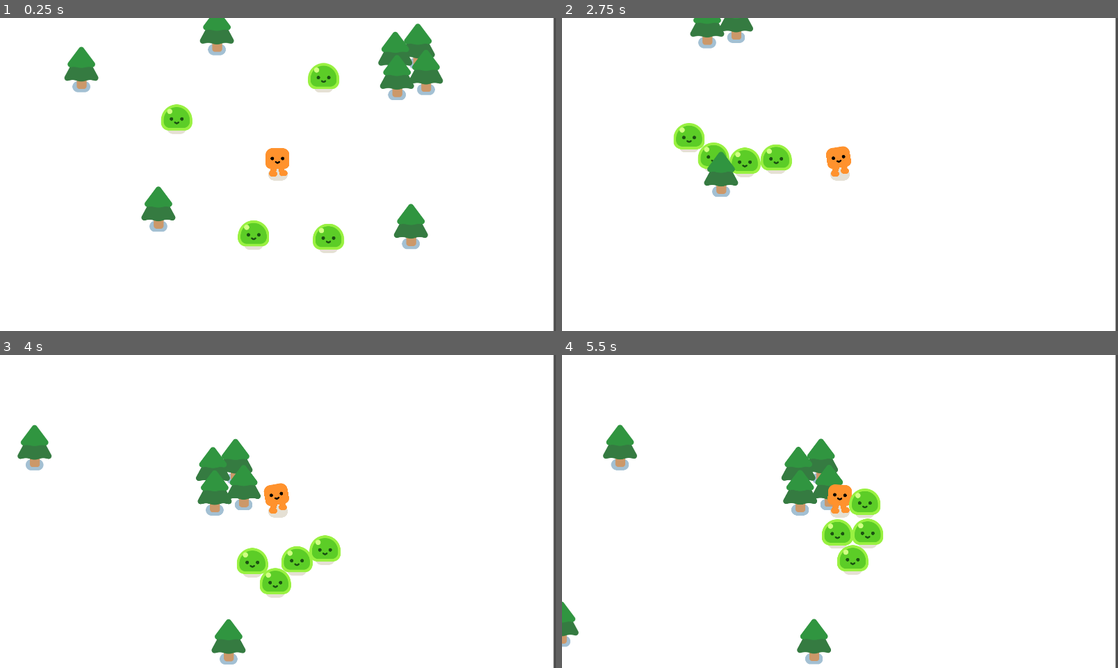
Above: before the commit, frames 1-4 (two rows, left to right).
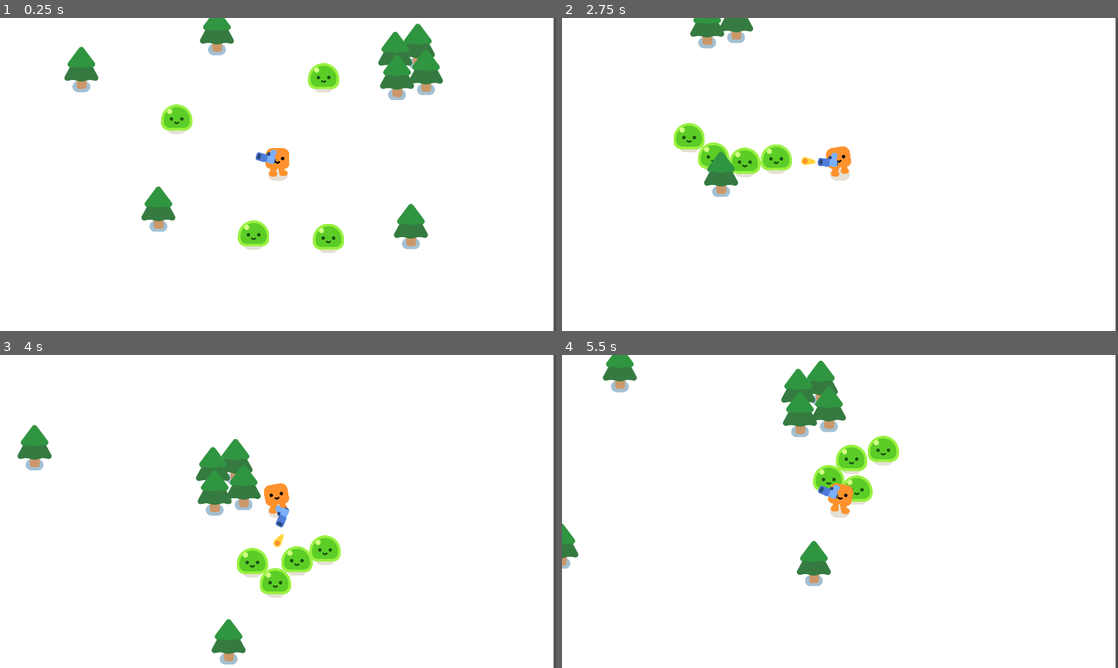
Above: after the commit, the same moments.

Repository: Matheus-Felipe-C/vampire-survival-tutorial
Game: Godot game, scene res://survivor_game.tscn
Two runs of this game, one before a commit and one after it. Both use one fixed random seed, a clock stepped at 60 frames per second and the inputs below.
Inputs:
- Up to frame 1 (0.25 s): no input
- Up to frame 2 (2.75 s): hold D (move_right) 0.53-1.28 s; hold S (move_down) 1.28-2.03 s; hold D (move_right) from 2.03 s (still down)
- Up to frame 3 (4 s): release D (move_right) at 2.78 s; hold W (move_up) 2.78-3.53 s; hold A (move_left) from 3.53 s (still down)
- Up to frame 4 (5.5 s): release A (move_left) at 5.03 s; hold S (move_down) from 5.03 s (still down)

The runs differ from the first frame. In frame 1, 0.1% of the frame differs, in the area x 46-50%, y 42-47%; in frame 2, 0.2%; in frame 3, 0.2%; in frame 4, 9.0%, in the area x 0-61%, y 0-99%.

Commit message:
Added functionality for the player to shoot bullets

Diff:
--- /dev/null
+++ b/Bullet.gd
@@ -0,0 +1,20 @@
+extends Area2D
+
+var travel_distance = 0
+
+func _physics_process(delta):
+    const SPEED = 1000
+    const RANGE = 1200
+
+    var direction = Vector2.RIGHT.rotated(rotation)
+    position += direction * SPEED * delta
+
+    travel_distance += SPEED * delta
+    if travel_distance > RANGE:
+        queue_free()
+
+func _on_body_entered(body:Node2D):
+    queue_free()
+
+    if body.has_method("take_damage"):
+        body.take_damage()
--- a/Player.tscn
+++ b/Player.tscn
@@ -1,7 +1,8 @@
-[gd_scene load_steps=4 format=3 uid="uid://bqtkvvkiv4msq"]
+[gd_scene load_steps=5 format=3 uid="uid://bqtkvvkiv4msq"]
 
 [ext_resource type="Script" path="res://Player.gd" id="1_3ptfu"]
 [ext_resource type="PackedScene" uid="uid://pbmyh1qru7p" path="res://characters/happy_boo/happy_boo.tscn" id="1_6qhwh"]
+[ext_resource type="PackedScene" uid="uid://dtf7oqy65wg4e" path="res://gun.tscn" id="3_3e30d"]
 
 [sub_resource type="CircleShape2D" id="CircleShape2D_ql6cw"]
 radius = 28.0
@@ -16,3 +17,6 @@
 shape = SubResource("CircleShape2D_ql6cw")
 
 [node name="Camera2D" type="Camera2D" parent="."]
+
+[node name="Gun" parent="." instance=ExtResource("3_3e30d")]
+position = Vector2(31, -52)
--- /dev/null
+++ b/bullet.tscn
@@ -0,0 +1,23 @@
+[gd_scene load_steps=4 format=3 uid="uid://bkljujng1ieyo"]
+
+[ext_resource type="Script" path="res://Bullet.gd" id="1_oakpx"]
+[ext_resource type="Texture2D" uid="uid://dftkbqwsfd68r" path="res://pistol/projectile.png" id="2_ot5by"]
+
+[sub_resource type="CircleShape2D" id="CircleShape2D_43qpd"]
+radius = 17.0
+
+[node name="Bullet" type="Area2D"]
+top_level = true
+rotation = 0.376124
+collision_layer = 0
+collision_mask = 3
+script = ExtResource("1_oakpx")
+
+[node name="Projectile" type="Sprite2D" parent="."]
+position = Vector2(-11, -1)
+texture = ExtResource("2_ot5by")
+
+[node name="CollisionShape2D" type="CollisionShape2D" parent="."]
+shape = SubResource("CircleShape2D_43qpd")
+
+[connection signal="body_entered" from="." to="." method="_on_body_entered"]
--- /dev/null
+++ b/gun.gd
@@ -0,0 +1,19 @@
+extends Area2D
+
+func _physics_process(delta):
+    var enemies_in_range = get_overlapping_bodies()
+
+    if enemies_in_range.size() > 0:
+        var target_enemy = enemies_in_range.front()
+        look_at(target_enemy.global_position)
+
+func shoot():
+    const BULLET = preload("res://bullet.tscn")
+
+    var new_bullet = BULLET.instantiate()
+    new_bullet.global_position = %ShootingPoint.global_position
+    new_bullet.global_rotation = %ShootingPoint.global_rotation
+    %ShootingPoint.add_child(new_bullet)
+
+func _on_timer_timeout():
+    shoot()
--- /dev/null
+++ b/gun.tscn
@@ -0,0 +1,31 @@
+[gd_scene load_steps=4 format=3 uid="uid://dtf7oqy65wg4e"]
+
+[ext_resource type="Script" path="res://gun.gd" id="1_7bpik"]
+[ext_resource type="Texture2D" uid="uid://cswb5do8rrj7q" path="res://pistol/pistol.png" id="1_n808s"]
+
+[sub_resource type="CircleShape2D" id="CircleShape2D_oroe6"]
+radius = 551.044
+
+[node name="Gun" type="Area2D"]
+collision_layer = 0
+collision_mask = 2
+script = ExtResource("1_7bpik")
+
+[node name="CollisionShape2D" type="CollisionShape2D" parent="."]
+shape = SubResource("CircleShape2D_oroe6")
+
+[node name="WeaponPivot" type="Marker2D" parent="."]
+
+[node name="Pistol" type="Sprite2D" parent="WeaponPivot"]
+position = Vector2(71, -6)
+texture = ExtResource("1_n808s")
+
+[node name="ShootingPoint" type="Marker2D" parent="WeaponPivot/Pistol"]
+unique_name_in_owner = true
+position = Vector2(26, -11)
+
+[node name="Timer" type="Timer" parent="."]
+wait_time = 0.3
+autostart = true
+
+[connection signal="timeout" from="Timer" to="." method="_on_timer_timeout"]
--- a/mob.tscn
+++ b/mob.tscn
@@ -7,6 +7,8 @@
 radius = 52.0384
 
 [node name="Mob" type="CharacterBody2D"]
+collision_layer = 2
+collision_mask = 3
 script = ExtResource("1_m0ind")
 
 [node name="Slime" parent="." instance=ExtResource("2_q3ggy")]
